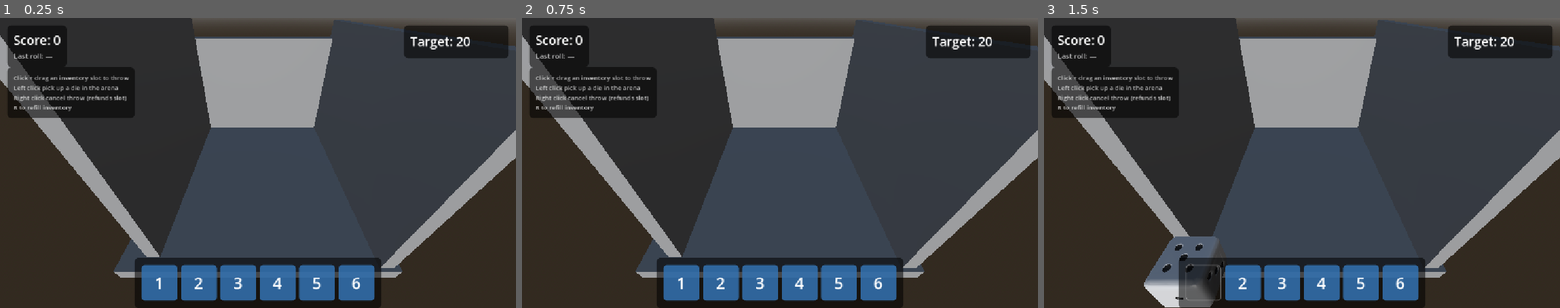
Above: before the commit, frames 1-3 (left to right).
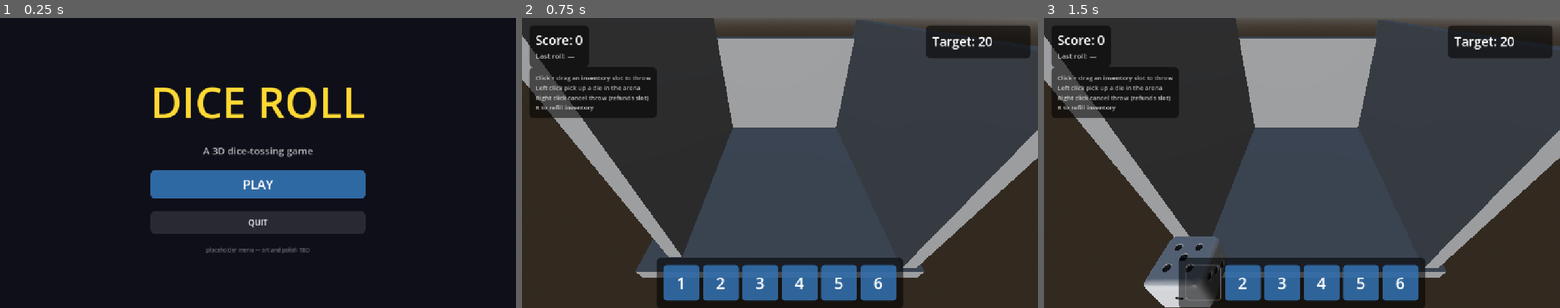
Above: after the commit, the same moments.

Repository: DM876912/dice-roll
Game: Godot game, scene res://main_menu.tscn
Two runs of this game, one before a commit and one after it. Both use one fixed random seed, a clock stepped at 60 frames per second and the inputs below. Before the commit the project starts from res://World.tscn.
Inputs (mouse positions are in pixels of both pictures, inside the frame that each line leads up to):
- Up to frame 1 (0.25 s): no input
- Up to frame 2 (0.75 s): click (780, 183) at 0.5 s, where only the run after the commit has a clickable "PLAY"
- Up to frame 3 (1.5 s): click "1" at 1.25 s

The runs differ from the first frame. In frame 1, 90% of the frame differs, in the area x 0-100%, y 0-100%; in frame 2, nothing differs; in frame 3, nothing differs.
Error after the commit: Invalid call. Nonexistent function 'set_dash_pattern_all' in base 'StyleBoxFlat'. (res://main_menu.gd:103)

Commit message:
Add placeholder main menu (art + polish TBD)
main_menu.tscn + main_menu.gd load at startup (project.godot now
points run/main_scene at the menu). PLAY button calls
change_scene_to_file('res://World.tscn'); QUIT button quits the app.
Space / Enter also start the game.

Layout is built entirely in _ready() — same pattern as the in-game HUD
in world.gd — so the menu stays in code while the design is in flux.
Structure:

  Title      — DICE ROLL, 96pt warm gold (matches the in-game win label)
  Subtitle   — 'A 3D dice-tossing game', 22pt, alpha 0.7
  Art slot   — dashed-border 320x200 panel with '[ custom art slot ]'
               label. Where Daniel's title art will go; the dashed border
               reads as 'draft' rather than a finished element so it's
               obvious what to swap out.
  PLAY       — 280x64, primary blue (same accent as inventory slots)
  QUIT       — 200x48, muted gray, doesn't compete with PLAY visually
  Footer     — 'placeholder menu — art and polish TBD', alpha 0.4

No Escape handler: QUIT is the explicit quit path, avoids accidental
exits during dev work. Add one later if a settings menu needs it.

Smoke-tested with --headless --quit-after 180 — main_menu.gd._ready
runs clean (only the usual headless-cleanup RID leak warning on exit,
not a script error).

Diff:
--- /dev/null
+++ b/main_menu.gd
@@ -0,0 +1,175 @@
+extends Control
+
+# Main menu — placeholder for now. Art + polish TBD.
+# Built entirely in _ready() (matches the in-game HUD pattern in world.gd)
+# so the layout lives in code, not in scattered .tscn nodes. Easier to
+# iterate on while the design is in flux.
+
+const GAME_SCENE := "res://World.tscn"
+
+# Size of the custom-art slot placeholder. The real title art will replace
+# this rect — leaving it as a clearly-bordered empty zone for now so it's
+# obvious where the custom work goes.
+const ART_PLACEHOLDER_SIZE := Vector2(320, 200)
+
+
+func _ready() -> void:
+	_build_background()
+	_build_menu()
+
+
+# Solid dark background matching the in-game HUD's color language
+# (translucent near-black panels). Fills the full viewport via FULL_RECT
+# so the menu looks intentional at any window size.
+func _build_background() -> void:
+	var bg := ColorRect.new()
+	bg.color = Color(0.06, 0.06, 0.10, 1)
+	bg.set_anchors_preset(Control.PRESET_FULL_RECT)
+	# IGNORE so clicks on empty area don't get swallowed by the bg rect.
+	bg.mouse_filter = Control.MOUSE_FILTER_IGNORE
+	add_child(bg)
+
+
+# Center the menu content. CenterContainer fills the screen and centers
+# its single VBox child, so the layout adapts to any window size without
+# per-child anchoring.
+func _build_menu() -> void:
+	var center := CenterContainer.new()
+	center.set_anchors_preset(Control.PRESET_FULL_RECT)
+	center.mouse_filter = Control.MOUSE_FILTER_IGNORE
+	add_child(center)
+
+	var vbox := VBoxContainer.new()
+	vbox.add_theme_constant_override("separation", 28)
+	vbox.alignment = BoxContainer.ALIGNMENT_CENTER
+	center.add_child(vbox)
+
+	# --- Title ---------------------------------------------------------------
+	# Warm gold matches the win-message color in the game — keeps the menu
+	# visually consistent with the rest of the project's palette.
+	var title := Label.new()
+	title.text = "DICE ROLL"
+	title.add_theme_font_size_override("font_size", 96)
+	title.add_theme_color_override("font_color", Color(1, 0.85, 0.2))
+	title.horizontal_alignment = HORIZONTAL_ALIGNMENT_CENTER
+	vbox.add_child(title)
+
+	# --- Subtitle ------------------------------------------------------------
+	var subtitle := Label.new()
+	subtitle.text = "A 3D dice-tossing game"
+	subtitle.add_theme_font_size_override("font_size", 22)
+	subtitle.add_theme_color_override("font_color", Color(1, 1, 1, 0.7))
+	subtitle.horizontal_alignment = HORIZONTAL_ALIGNMENT_CENTER
+	vbox.add_child(subtitle)
+
+	# --- Art placeholder -----------------------------------------------------
+	# Where Daniel's custom art will go. Dashed border + center label so it
+	# reads as a "slot," not as a finished UI element.
+	vbox.add_child(_make_art_placeholder())
+
+	# --- Buttons -------------------------------------------------------------
+	# Primary (PLAY) is bigger + uses the same blue accent as the inventory
+	# slot buttons in-world, so the menu feels like part of the same app.
+	# Secondary (QUIT) is smaller and muted so it doesn't compete.
+	var play_btn := _make_button("PLAY", 280, 64, true)
+	play_btn.pressed.connect(_on_play_pressed)
+	vbox.add_child(play_btn)
+
+	var quit_btn := _make_button("QUIT", 200, 48, false)
+	quit_btn.pressed.connect(_on_quit_pressed)
+	vbox.add_child(quit_btn)
+
+	# --- Footer note ---------------------------------------------------------
+	# Subtle reminder that this is a placeholder. Alpha 0.4 keeps it out of
+	# the way but visible — Daniel will see it on every playtest until he
+	# replaces the menu.
+	var footer := Label.new()
+	footer.text = "placeholder menu — art and polish TBD"
+	footer.add_theme_font_size_override("font_size", 12)
+	footer.add_theme_color_override("font_color", Color(1, 1, 1, 0.4))
+	footer.horizontal_alignment = HORIZONTAL_ALIGNMENT_CENTER
+	vbox.add_child(footer)
+
+
+func _make_art_placeholder() -> Control:
+	var rect := Panel.new()
+	rect.custom_minimum_size = ART_PLACEHOLDER_SIZE
+	var style := StyleBoxFlat.new()
+	style.bg_color = Color(0, 0, 0, 0)  # transparent — just the dashed border
+	style.border_color = Color(1, 1, 1, 0.35)
+	style.set_border_width_all(2)
+	# Dashed pattern: 8px dash, 4px gap. Reads as a "draft" / placeholder
+	# border rather than a finished UI element.
+	style.set_dash_pattern_all(PackedInt32Array([8, 4]))
+	style.set_corner_radius_all(8)
+	style.set_content_margin_all(8)
+	rect.add_theme_stylebox_override("panel", style)
+	rect.mouse_filter = Control.MOUSE_FILTER_IGNORE
+
+	var label := Label.new()
+	label.text = "[ custom art slot ]"
+	label.set_anchors_preset(Control.PRESET_FULL_RECT)
+	label.horizontal_alignment = HORIZONTAL_ALIGNMENT_CENTER
+	label.vertical_alignment = VERTICAL_ALIGNMENT_CENTER
+	label.add_theme_font_size_override("font_size", 16)
+	label.add_theme_color_override("font_color", Color(1, 1, 1, 0.45))
+	label.mouse_filter = Control.MOUSE_FILTER_IGNORE
+	rect.add_child(label)
+	return rect
+
+
+func _make_button(text: String, width: int, height: int, primary: bool) -> Button:
+	var btn := Button.new()
+	btn.custom_minimum_size = Vector2(width, height)
+	btn.text = text
+	btn.add_theme_font_size_override("font_size", 28 if primary else 18)
+	btn.add_theme_color_override("font_color", Color.WHITE)
+
+	# StyleBoxFlat per-state. Primary uses the inventory-slot blue accent;
+	# secondary uses a muted gray so it doesn't visually compete with PLAY.
+	var normal := StyleBoxFlat.new()
+	if primary:
+		normal.bg_color = Color(0.2, 0.45, 0.7, 0.9)
+	else:
+		normal.bg_color = Color(0.18, 0.18, 0.22, 0.85)
+	normal.set_corner_radius_all(10)
+	normal.set_content_margin_all(12)
+	btn.add_theme_stylebox_override("normal", normal)
+
+	var hover := normal.duplicate()
+	if primary:
+		hover.bg_color = Color(0.35, 0.6, 0.85, 0.9)
+	else:
+		hover.bg_color = Color(0.28, 0.28, 0.36, 0.9)
+	btn.add_theme_stylebox_override("hover", hover)
+
+	var pressed := hover.duplicate()
+	if primary:
+		pressed.bg_color = Color(0.55, 0.75, 1.0, 0.9)
+	else:
+		pressed.bg_color = Color(0.38, 0.38, 0.48, 0.9)
+	btn.add_theme_stylebox_override("pressed", pressed)
+
+	return btn
+
+
+# --- Handlers ---------------------------------------------------------------
+
+func _on_play_pressed() -> void:
+	get_tree().change_scene_to_file(GAME_SCENE)
+
+
+func _on_quit_pressed() -> void:
+	get_tree().quit()
+
+
+# --- Input ------------------------------------------------------------------
+
+# Space or Enter on the menu starts the game. Mirrors the in-game
+# "press space to roll" feel — same keyboard, different action. No
+# Escape handler: the QUIT button is the explicit quit path, avoids
+# accidental exits mid-development.
+func _unhandled_input(event: InputEvent) -> void:
+	if event.is_action_pressed("ui_accept"):
+		_on_play_pressed()
+		get_viewport().set_input_as_handled()
--- /dev/null
+++ b/main_menu.tscn
@@ -0,0 +1,11 @@
+[gd_scene load_steps=2 format=3]
+
+[ext_resource type="Script" path="res://main_menu.gd" id="1_menu"]
+
+[node name="MainMenu" type="Control"]
+anchors_preset = 15
+anchor_right = 1.0
+anchor_bottom = 1.0
+grow_horizontal = 2
+grow_vertical = 2
+script = ExtResource("1_menu")
--- a/project.godot
+++ b/project.godot
@@ -11,7 +11,7 @@
 [application]
 
 config/name="DiceRoll"
-run/main_scene="uid://ddj12jio2wvvk"
+run/main_scene="res://main_menu.tscn"
 config/features=PackedStringArray("4.7", "Forward Plus")
 config/icon="res://icon.svg"
 
Not shown, added: main_menu.gd.uid
